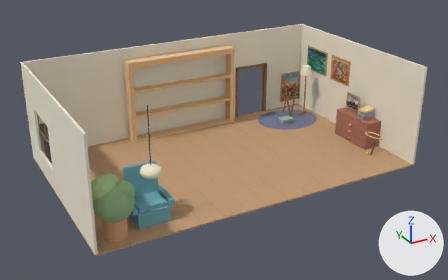
A saved change to the Blender file models/bookshelf.blend.
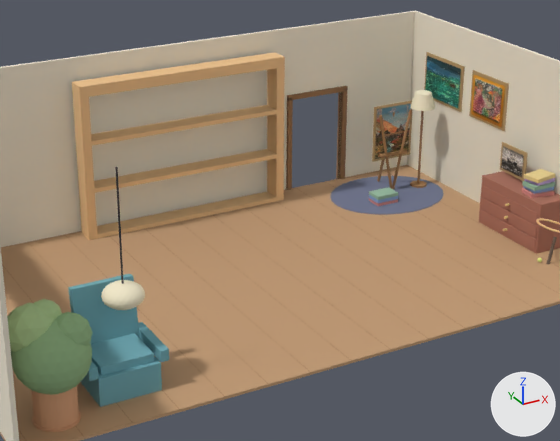
Old and new are each drawn whole from a 50 mm lens placed at (-37.9, -82.1, 37.9), pointed at (-0.3, -13.8, 3.7) and again close up on the part from 19% to 84% of the width and 7% to 88% of the height. The lights are fixed; the arrows at lower right show +X, +Y and +Z. The first two pictures are the older version.

Before the edit, the objects in view are built like this:
```python
ob_room = bpy.data.objects.new('Room', me_cube)
ob_room.location = (0.0, 0.0, 6.17)
```
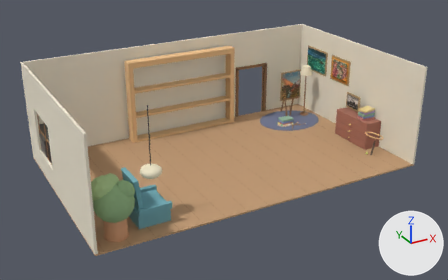
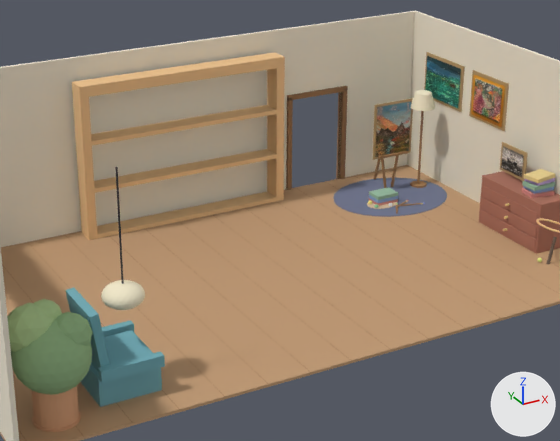
Edits to the bpy script that builds the scene:
```text
Add mat_blob0:
    mat_blob0 = principled_material('Blob0')
    mat_blob0.base_color = (0.82, 0.25, 0.22)  # pink #ea8981
    mat_blob0.roughness = 0.85
    mat_blob0.specular_ior_level = 0.1
Add mat_palettewood:
    mat_palettewood = principled_material('PaletteWood')
    mat_palettewood.base_color = (0.72, 0.55, 0.36)  # beige #ddc4a2
    mat_palettewood.roughness = 0.85
    mat_palettewood.specular_ior_level = 0.1
Add mat_tip2:
    mat_tip2 = principled_material('Tip2')
    mat_tip2.base_color = (0.3, 0.62, 0.34)  # green #95ce9e
    mat_tip2.roughness = 0.85
    mat_tip2.specular_ior_level = 0.1
Add mat_blob3:
    mat_blob3 = principled_material('Blob3')
    mat_blob3.base_color = (0.3, 0.62, 0.34)  # green #95ce9e
    mat_blob3.roughness = 0.85
    mat_blob3.specular_ior_level = 0.1
Add mat_blob4:
    mat_blob4 = principled_material('Blob4')
    mat_blob4.base_color = (0.85, 0.85, 0.85)  # white #ededed
    mat_blob4.roughness = 0.85
    mat_blob4.specular_ior_level = 0.1
Add mat_blob1:
    mat_blob1 = principled_material('Blob1')
    mat_blob1.base_color = (0.25, 0.35, 0.72)  # blue #89a0dd
    mat_blob1.roughness = 0.85
    mat_blob1.specular_ior_level = 0.1
Add mat_tip1:
    mat_tip1 = principled_material('Tip1')
    mat_tip1.base_color = (0.25, 0.35, 0.72)  # blue #89a0dd
    mat_tip1.roughness = 0.85
    mat_tip1.specular_ior_level = 0.1
Add mat_tip0:
    mat_tip0 = principled_material('Tip0')
    mat_tip0.base_color = (0.82, 0.25, 0.22)  # pink #ea8981
    mat_tip0.roughness = 0.85
    mat_tip0.specular_ior_level = 0.1
Add mat_blob2:
    mat_blob2 = principled_material('Blob2')
    mat_blob2.base_color = (0.92, 0.8, 0.25)  # yellow #f6e789
    mat_blob2.roughness = 0.85
    mat_blob2.specular_ior_level = 0.1
Change me_cube:
    used by ob_room; location = (0.0, 0.0, 6.17)
    remove me_cube.from_pydata(...)  # 3306 vertices, 3080 faces; spans x -23.0..23.0, y -26.5..1.8, z -6.4..7.8
    add me_cube.from_pydata(...)  # 3986 vertices, 3906 faces; spans x -23.0..23.0, y -26.5..1.8, z -6.4..7.8
    me_cube part 1: 257 vertices moved from x 12.0..22.0, y -8.2..0.2, z -6.2..1.4 to x 12.0..22.0, y -8.7..-0.3, z -6.2..1.6; 4 vertices removed from x 16.3..17.7, y 0.2, z -6.2..-6.1; 60 vertices added at x 14.0..17.7, y -8.7..-4.6, z -6.2..-6.1
    me_cube part 2: 16 vertices moved from x -17.6..-12.4, y -24.0..-19.7, z -4.3..0.0 to x -17.3..-13.0, y -24.6..-19.4, z -4.3..0.0
    me_cube part 3: 46 kept faces spanning x -17.0..22.0, y -24.6..-0.3, z -6.2..-3.5 get new texture (UV) coordinates
    other edits to the shape of me_cube do not show in these pictures
    add me_cube.materials.append(mat_palettewood)  # beige #ddc4a2
    add me_cube.materials.append(mat_blob0)  # pink #ea8981
    add me_cube.materials.append(mat_blob1)  # blue #89a0dd
    add me_cube.materials.append(mat_blob2)  # yellow #f6e789
    add me_cube.materials.append(mat_blob3)  # green #95ce9e
    add me_cube.materials.append(mat_blob4)  # white #ededed
    add me_cube.materials.append(mat_tip0)  # pink #ea8981
    add me_cube.materials.append(mat_tip1)  # blue #89a0dd
    add me_cube.materials.append(mat_tip2)  # green #95ce9e
```

Location of each change, (x1, y1, x2, y2) in pixels of the close-ups (560 x 441 px; the box of a moved part takes in the faces that stretch with it):
part 1 of me_cube, moved or reshaped
    before: (330, 100, 444, 214)
    after: (334, 98, 447, 216)
part 2 of me_cube, moved or reshaped
    before: (68, 274, 169, 381)
    after: (65, 287, 165, 383)
part 3 of me_cube, surface changed
    before: (89, 197, 443, 381)
    after: (98, 197, 447, 383)
